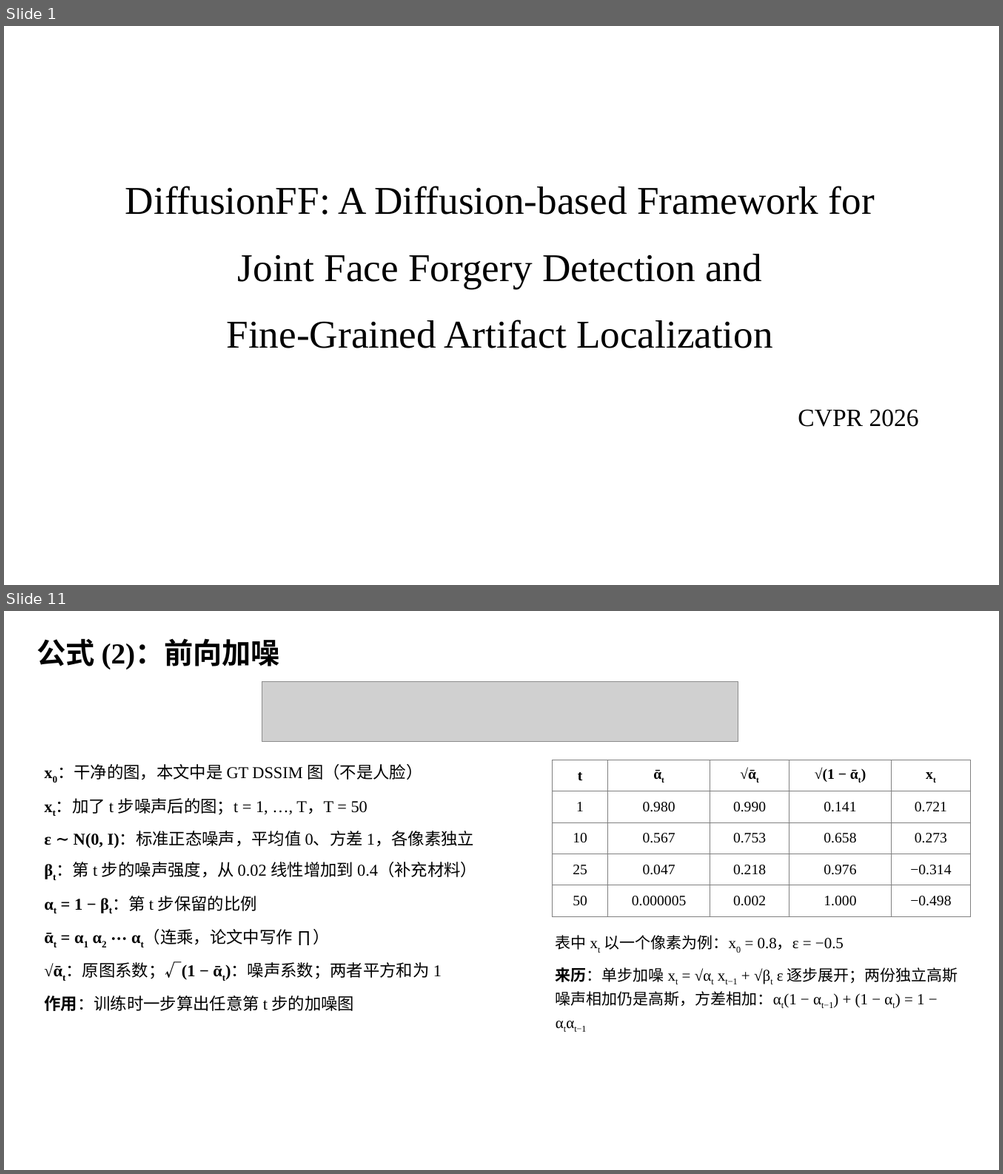
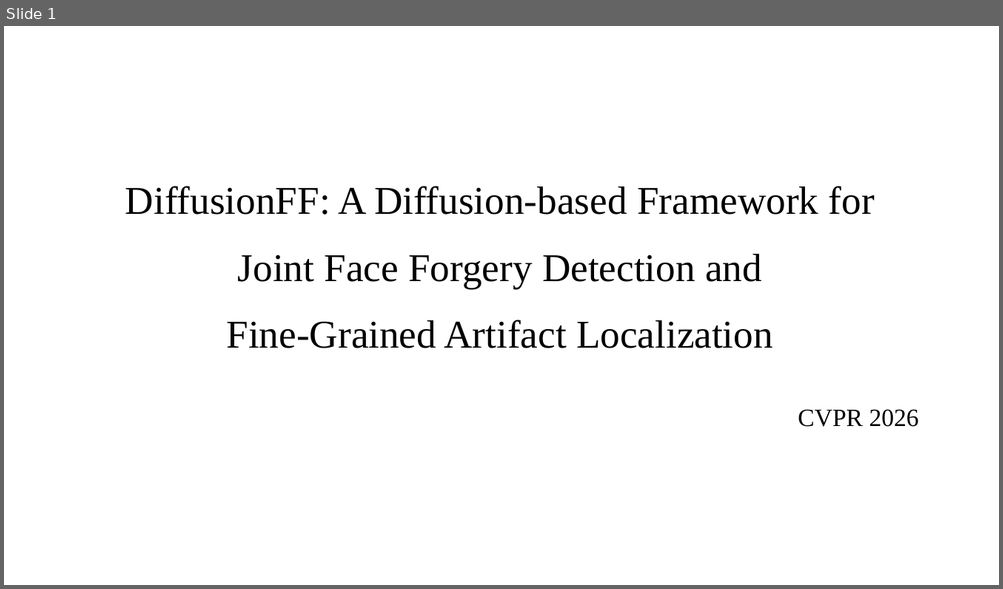
Before and after one commit to hljuzyc/Semantic-Segmentation, a slide deck: DiffusionFF汇报/DiffusionFF汇报.pptx. Shown one above the other, each under a label of ours: slides 1 and 11 before the commit, slide 1 after it; the slides between them are not shown. The pictures are 1003x1174 and 1003x589 pixels, drawn with LibreOffice and Linux fonts; fonts in the diff are those of the drawing; grey boxes stand for pictures. Boxes give left, top, right and bottom in pixels: in the first picture for what was removed or moved away, otherwise in the second. Text is boxed around its words. In the diff, an @@ line names an element or a change of style, - is before the commit and + after.

```diff
--- a/DiffusionFF汇报/DiffusionFF汇报.pptx
+++ b/DiffusionFF汇报/DiffusionFF汇报.pptx
@@ slide 11 removed at bbox=[4, 611, 999, 1170], background #FFFFFF @@
@@ text removed at bbox=[37, 638, 280, 669] @@
-公式 (2)：前向加噪
@@ picture removed at bbox=[262, 682, 738, 741] @@
@@ text removed at bbox=[44, 764, 477, 1011] @@
-x0：干净的图，本文中是 GT DSSIM 图（不是人脸）
-xt：加了 t 步噪声后的图；t = 1, …, T，T = 50
-ε ∼ N(0, I)：标准正态噪声，平均值 0、方差 1，各像素独立
-βt：第 t 步的噪声强度，从 0.02 线性增加到 0.4（补充材料）
-αt = 1 − βt：第 t 步保留的比例
-ᾱt = α1 α2 ⋯ αt（连乘，论文中写作 ∏）
-√ᾱt：原图系数；√(1 − ᾱt)：噪声系数；两者平方和为 1
-作用：训练时一步算出任意第 t 步的加噪图
@@ table removed at bbox=[552, 760, 970, 917], 5 rows, 5 columns @@
-t | ᾱt | √ᾱt | √(1 − ᾱt) | xt
-1 | 0.980 | 0.990 | 0.141 | 0.721
-10 | 0.567 | 0.753 | 0.658 | 0.273
-25 | 0.047 | 0.218 | 0.976 | −0.314
-50 | 0.000005 | 0.002 | 1.000 | −0.498
@@ text removed at bbox=[555, 935, 958, 1032] @@
-表中 xt 以一个像素为例：x0 = 0.8，ε = −0.5
-来历：单步加噪 xt = √αt xt−1 + √βt ε 逐步展开；两份独立高斯噪声相加仍是高斯，方差相加：αt(1 − αt−1) + (1 − αt) = 1 − αtαt−1
```
Also in this commit, not shown: 2 slides changed, 10 slides added, 22 other slides removed, 28 other files.
